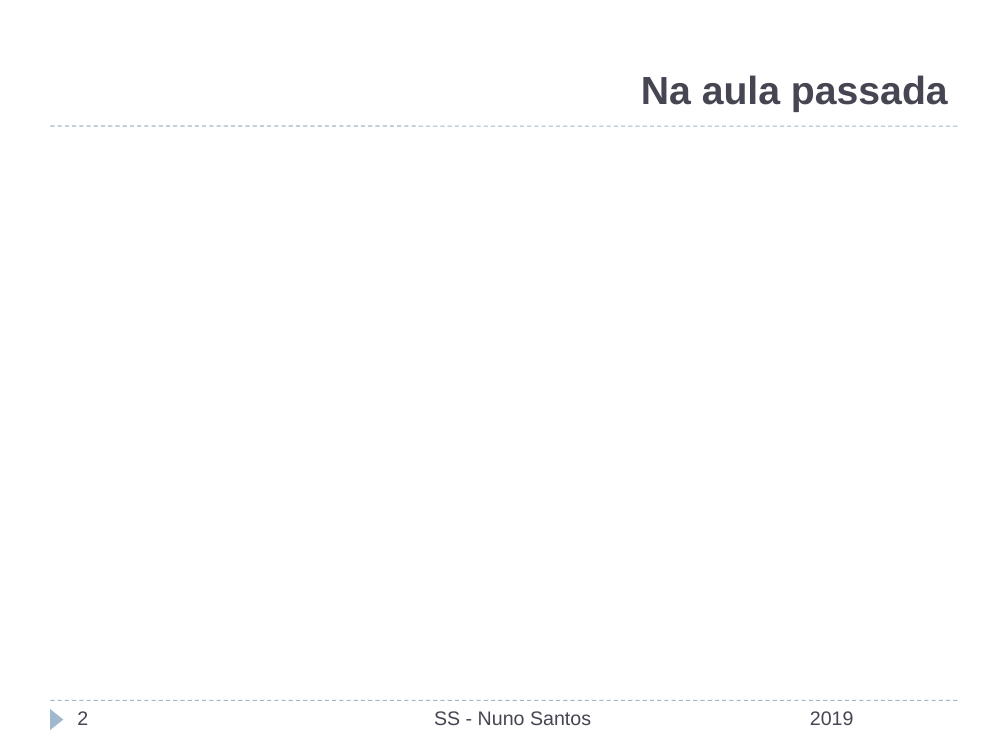
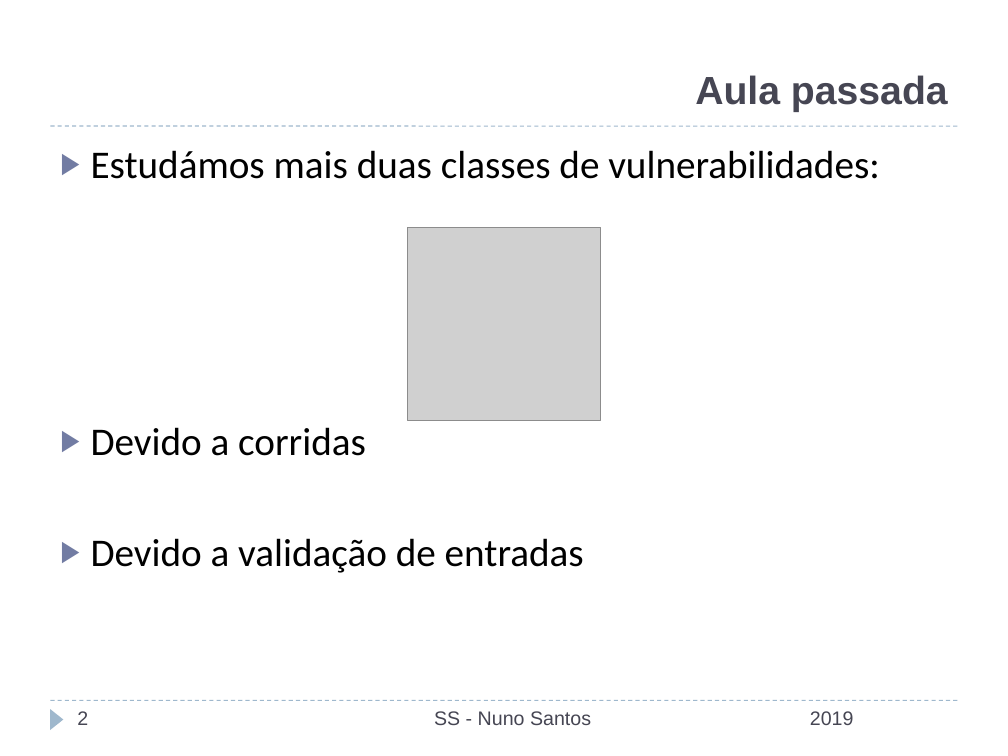
Before and after one commit to nuno-santos/acite2019, a slide deck: slide 2 of teoricas/acite2019-05-web_bd.pptx. Drawn at 1008x756 pixels with LibreOffice and Linux fonts; fonts in the diff are those of the drawing; grey boxes stand for pictures; background and template pictures are left out. Boxes give left, top, right and bottom in pixels: in the first picture for what was removed or moved away, otherwise in the second. Text is boxed around its words. In the diff, an @@ line names an element or a change of style, - is before the commit and + after.

Commit message:
aula 5

```diff
--- a/teoricas/acite2019-05-web_bd.pptx
+++ b/teoricas/acite2019-05-web_bd.pptx
@@ title at (x1=695, y1=75, x2=948, y2=112): text changed @@
-Na aula passada
+Aula passada
@@ text added at (x1=91, y1=150, x2=879, y2=573), 28 pt, text #000000 @@
+▶ Estudámos mais duas classes de vulnerabilidades:
+▶ Devido a corridas
+▶ Devido a validação de entradas
@@ picture added at (x1=407, y1=227, x2=601, y2=420) @@
```
Also in this commit, not shown: 7 other slides changed, 14 slides added, 3 slides removed.
